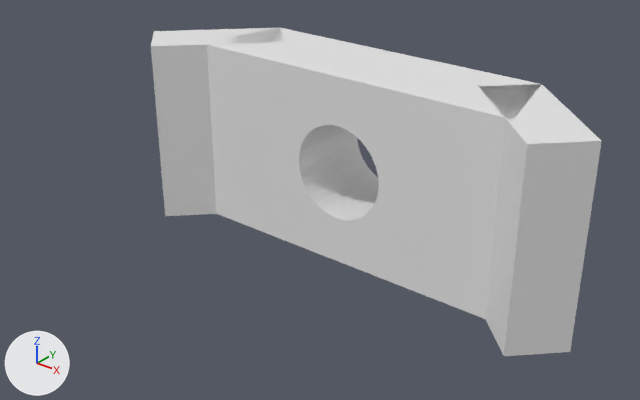
The Blender file Oilite + Metal Hotend Parts/blender/LED_holder.blend, before and after one commit.
Rendered twice from a 50 mm lens placed at (24.5, -34.5, 23.1), pointed at (-1.3, -2.3, 3.1). Lighting does not change. The marker at lower left points along +X, +Y and +Z.
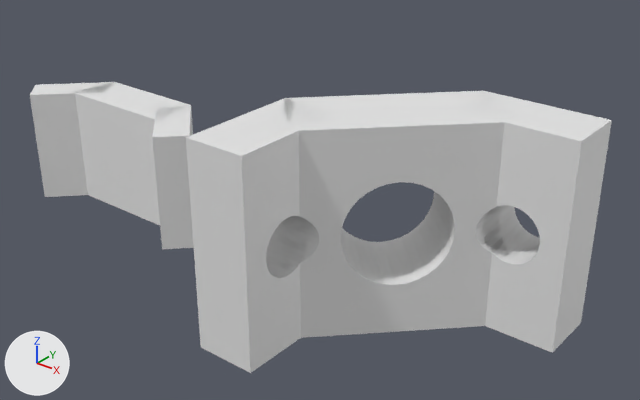
Commit message: led holder

ob_led is not drawn itself; it is used by a modifier of ob_cube_001.

Patch to the scene script:
```diff
--- a/Oilite + Metal Hotend Parts/blender/LED_holder.blend.py
+++ b/Oilite + Metal Hotend Parts/blender/LED_holder.blend.py
@@ me_cube_002 @@
 me_cube_002.from_pydata(...)  # 8 vertices, 6 faces; spans x 0.0..1.0, y -1.0..0.0, z 0.0..1.0
 # used by ob_cube_002; location = (8.0, 2.5, 0.0); rotation_euler = (0.0, 0.0, -0.785), in degrees (0, 0, -45); scale = (7.0, 3.0, 10.0)
-me_cube_002.vertices[0].co = (0.0, -1.0, 0.0)
-me_cube_002.vertices[1].co = (0.0, -1.0, 1.0)  # pixel (478, 86)
+# me_cube_002 part 1
+me_cube_002.vertices[0].co = (0.067, -1.0, 0.0)
+me_cube_002.vertices[1].co = (0.067, -1.0, 1.0)
@@ me_cube_004 @@
+me_cube_004.from_pydata([(0.067, -1.0, 0.0), (0.067, -1.0, 1.0), (0.0, 0.0, 0.0), (0.0, 0.0, 1.0), (1.0, -1.0, 0.0), (1.0, -1.0, 1.0), (1.0, 0.0, 0.0), (1.0, 0.0, 1.0)], [], [(0, 1, 3, 2), (2, 3, 7, 6), (6, 7, 5, 4), (4, 5, 1, 0), (2, 6, 4, 0), (7, 3, 1, 5)])
@@ me_cube_006 @@
+me_cube_006.from_pydata([(0.0, 0.0, 0.0), (0.0, 0.0, 1.0), (0.077, 1.0, 0.0), (0.077, 1.0, 1.0), (1.0, 0.0, 0.0), (1.0, 0.0, 1.0), (1.0, 1.0, 0.0), (1.0, 1.0, 1.0)], [], [(0, 1, 3, 2), (2, 3, 7, 6), (6, 7, 5, 4), (4, 5, 1, 0), (2, 6, 4, 0), (7, 3, 1, 5)])
@@ ob_led @@
 ob_led = bpy.data.objects.new('led', me_c032_001)
-ob_led.location = (0.0, 4.0, 5.0)
+ob_led.parent = ob_empty
+ob_led.location = (0.0, 8.0, 5.0)
 ob_led.rotation_euler = (1.571, 0.0, 0.0)  # degrees (90, 0, 0)
@@ ob_cube_001 @@
 ob_cube_001 = bpy.data.objects.new('Cube.001', me_cube_000)
-ob_cube_001.location = (0.0, 0.0, 0.0)
-ob_cube_001.scale = (16.0, 5.0, 10.0)
+ob_cube_001.parent = ob_empty
+ob_cube_001.location = (0.0, 4.0, 0.0)
+ob_cube_001.scale = (9.0, 4.0, 10.0)
 _m = ob_cube_001.modifiers.new('Boolean', 'BOOLEAN')
@@ ob_cube_001 @@
 _m = ob_cube_001.modifiers.new('Boolean', 'BOOLEAN')
 _m.solver = 'FLOAT'
+_m = ob_cube_001.modifiers.new('Boolean.001', 'BOOLEAN')
+_m.object = ob_cylinder_032_001
+_m.solver = 'FLOAT'
+_m = ob_cube_001.modifiers.new('Boolean.002', 'BOOLEAN')
+_m.object = ob_cylinder_032_002
+_m.solver = 'FLOAT'
@@ ob_cube_002 @@
 ob_cube_002 = bpy.data.objects.new('Cube.002', me_cube_002)
-ob_cube_002.location = (8.0, 2.5, 0.0)
+ob_cube_002.parent = ob_empty
+ob_cube_002.location = (4.5, 6.0, 0.0)
 ob_cube_002.rotation_euler = (0.0, 0.0, -0.785)  # degrees (0, 0, -45)
-ob_cube_002.scale = (7.0, 3.0, 10.0)
+ob_cube_002.scale = (6.0, 3.0, 10.0)
+_m = ob_cube_002.modifiers.new('Boolean', 'BOOLEAN')
+_m.object = ob_cylinder_032_001
+_m.solver = 'FLOAT'
@@ ob_cube_003 @@
 ob_cube_003 = bpy.data.objects.new('Cube.003', me_cube_005)
-ob_cube_003.location = (-8.0, 2.5, 0.0)
+ob_cube_003.parent = ob_empty
+ob_cube_003.location = (-4.5, 6.0, 0.0)
 ob_cube_003.rotation_euler = (0.0, 0.0, -2.356)  # degrees (0, 0, -135)
-ob_cube_003.scale = (7.0, 3.0, 10.0)
+ob_cube_003.scale = (6.0, 3.0, 10.0)
@@ ob_empty @@
+ob_empty = bpy.data.objects.new('Empty', None)
+ob_empty.location = (7.425, -7.425, 0.0)
+ob_empty.rotation_euler = (0.0, 0.0, 0.785)  # degrees (0, 0, 45)
@@ ob_cylinder_032_001 @@
+ob_cylinder_032_001 = bpy.data.objects.new('Cylinder_032.001', me_c032_001.copy())  # the mesh of ob_led
+ob_cylinder_032_001.location = (9.8, 1.0, 5.0)
+ob_cylinder_032_001.rotation_euler = (1.571, 0.0, 0.0)  # degrees (90, 0, 0)
+ob_cylinder_032_001.scale = (2.75, 2.75, 20.0)
@@ ob_cylinder_032_002 @@
+ob_cylinder_032_002 = bpy.data.objects.new('Cylinder_032.002', me_c032_001.copy())  # the mesh of ob_led
+ob_cylinder_032_002.location = (-1.0, -9.8, 5.0)
+ob_cylinder_032_002.rotation_euler = (1.571, 0.0, 1.571)  # degrees (90, 0, 90)
+ob_cylinder_032_002.scale = (2.75, 2.75, 20.0)
@@ ob_cube_005 @@
+ob_cube_005 = bpy.data.objects.new('Cube.005', me_cube_004)  # modifiers BOOLEAN
+ob_cube_005.location = (-13.01, 0.0, -2.03)
+ob_cube_005.rotation_euler = (0.0, 0.0, -0.785)  # degrees (0, 0, -45)
+ob_cube_005.scale = (5.0, 2.0, 7.0)
@@ ob_cube_006 @@
+ob_cube_006 = bpy.data.objects.new('Cube.006', me_cube_006)  # modifiers BOOLEAN
+ob_cube_006.location = (-20.01, 0.0, -2.03)
+ob_cube_006.rotation_euler = (0.0, 0.0, -2.356)  # degrees (0, 0, -135)
+ob_cube_006.scale = (5.0, 2.0, 7.0)
@@ ob_cube_004 @@
+ob_cube_004 = bpy.data.objects.new('Cube.004', me_cube_000.copy())  # the mesh of ob_cube_001; modifiers BOOLEAN, BOOLEAN, BOOLEAN
+ob_cube_004.location = (-16.5, -1.5, -2.03)
+ob_cube_004.scale = (7.0, 3.0, 7.0)
```

Location of each change, (x1, y1, x2, y2) in pixels of the pictures (640 x 400 px; the box of a moved part takes in the faces that stretch with it):
'Cube.001', moved, rescaled, modifiers changed (31% narrower, 15% shorter)
    before: (204, 28, 542, 319)
    after: (280, 91, 512, 338)
'Cube.003', moved, rescaled (10% wider, 46% taller)
    before: (151, 28, 284, 216)
    after: (186, 98, 332, 373)
'Cube.002', reshaped, moved, rescaled, modifiers changed (27% wider)
    before: (480, 84, 602, 356)
    after: (457, 91, 612, 353)
'Cube.004', added
    after: (73, 82, 193, 225)
'Cube.006', added
    after: (30, 82, 114, 197)
'Cube.005', added
    after: (152, 105, 194, 249)
part 1 of me_cube_002, moved or reshaped
    before: (480, 84, 601, 356)
    after: (457, 91, 611, 352)
